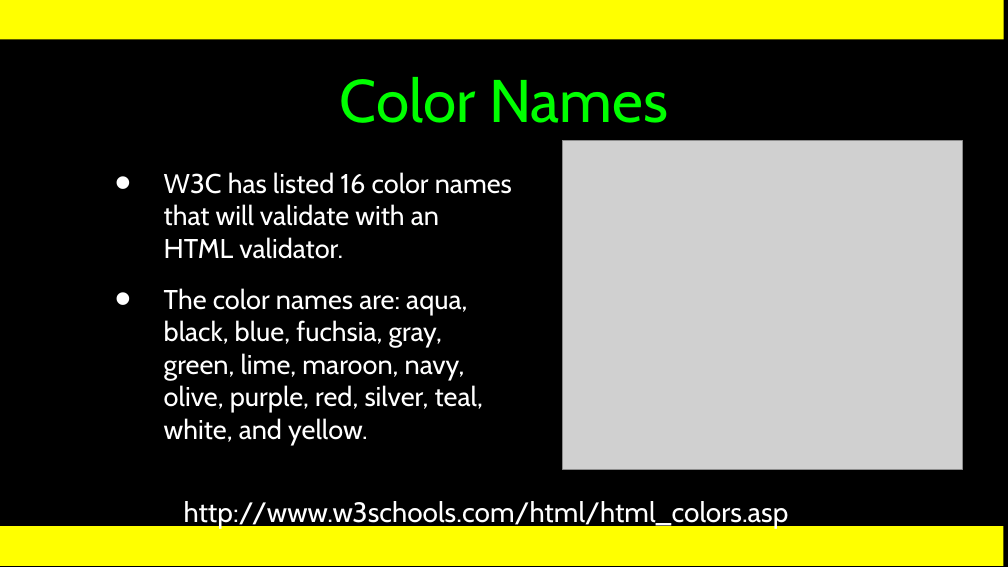
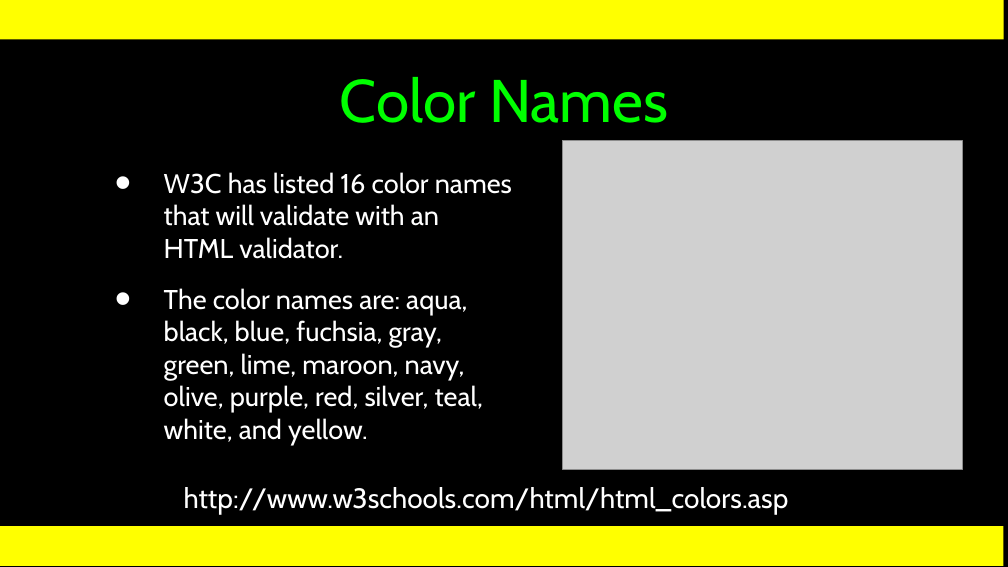
Before and after one commit to csev/wa4e, a slide deck: slide 22 of lectures/Web-03-CSS.ppt (slide 24 before the commit). Drawn at 1008x567 pixels with LibreOffice and Linux fonts; fonts in the diff are those of the drawing; grey boxes stand for pictures. Boxes give left, top, right and bottom in pixels: in the first picture for what was removed or moved away, otherwise in the second. Text is boxed around its words. In the diff, an @@ line names an element or a change of style, - is before the commit and + after.

```diff
--- a/lectures/Web-03-CSS.ppt
+++ b/lectures/Web-03-CSS.ppt
@@ text "http://www.w3schools.com/html/html_colors.asp": place and size @@
-text "http://www.w3schools.com/html/html_colors.asp" at bbox=[184, 501, 789, 528]
+text "http://www.w3schools.com/html/html_colors.asp" at bbox=[184, 487, 789, 514]
```
Also in this commit, not shown: 8 other slides changed, 8 slides added, 11 slides removed, 1 other file.
